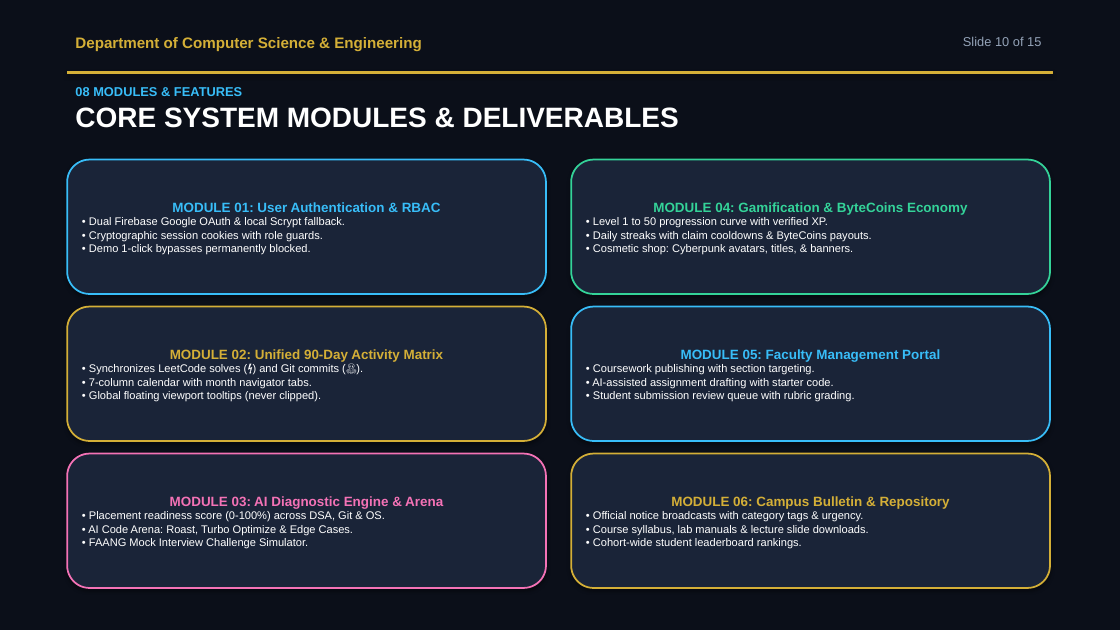
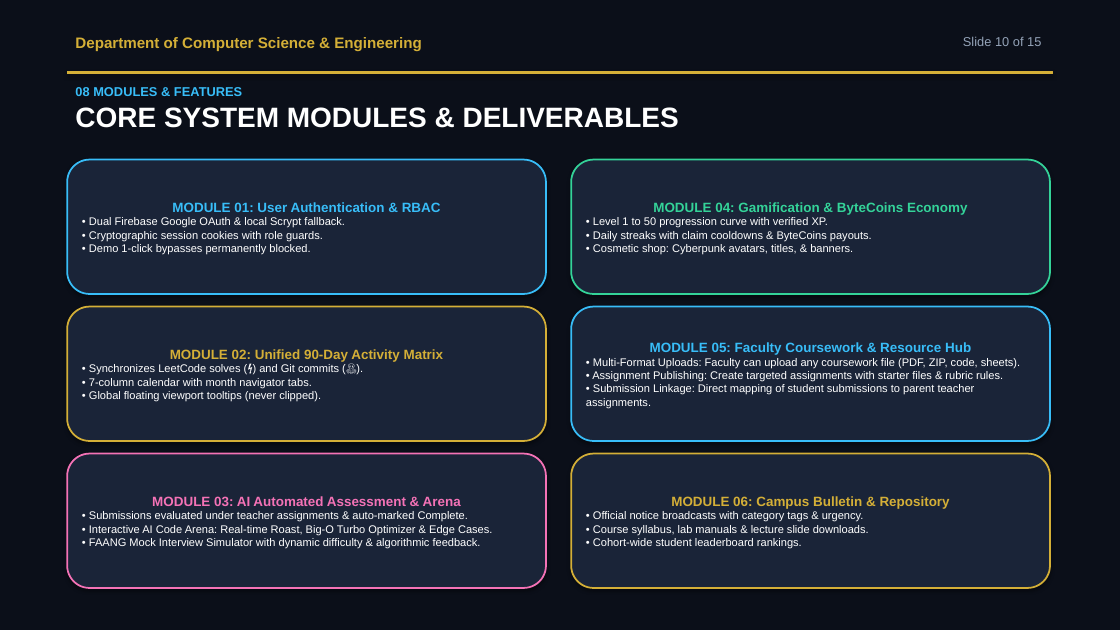
Before and after one commit to CodingWithAman1/NexusEduAI, a slide deck: slide 10 of NexusEdu_AI_Mini_Project_Presentation.pptx. Drawn at 1120x630 pixels with LibreOffice and Linux fonts; fonts in the diff are those of the drawing. Boxes give left, top, right and bottom in pixels: in the first picture for what was removed or moved away, otherwise in the second. Text is boxed around its words. In the diff, an @@ line names an element or a change of style, - is before the commit and + after.

```diff
--- a/NexusEdu_AI_Mini_Project_Presentation.pptx
+++ b/NexusEdu_AI_Mini_Project_Presentation.pptx
@@ text in rounded rectangle at [586,342,1020,408]: text changed @@
-MODULE 05: Faculty Management Portal
-• Coursework publishing with section targeting.
-• AI-assisted assignment drafting with starter code.
-• Student submission review queue with rubric grading.
+MODULE 05: Faculty Coursework & Resource Hub
+• Multi-Format Uploads: Faculty can upload any coursework file (PDF, ZIP, code, sheets).
+• Assignment Publishing: Create targeted assignments with starter files & rubric rules.
+• Submission Linkage: Direct mapping of student submissions to parent teacher assignments.
@@ text in rounded rectangle at [89,496,492,549]: text changed @@
-MODULE 03: AI Diagnostic Engine & Arena
-• Placement readiness score (0-100%) across DSA, Git & OS.
-• AI Code Arena: Roast, Turbo Optimize & Edge Cases.
-• FAANG Mock Interview Challenge Simulator.
+MODULE 03: AI Automated Assessment & Arena
+• Submissions evaluated under teacher assignments & auto-marked Complete.
+• Interactive AI Code Arena: Real-time Roast, Big-O Turbo Optimizer & Edge Cases.
+• FAANG Mock Interview Simulator with dynamic difficulty & algorithmic feedback.
```
Also in this commit, not shown: 10 other slides changed, 7 other files.
